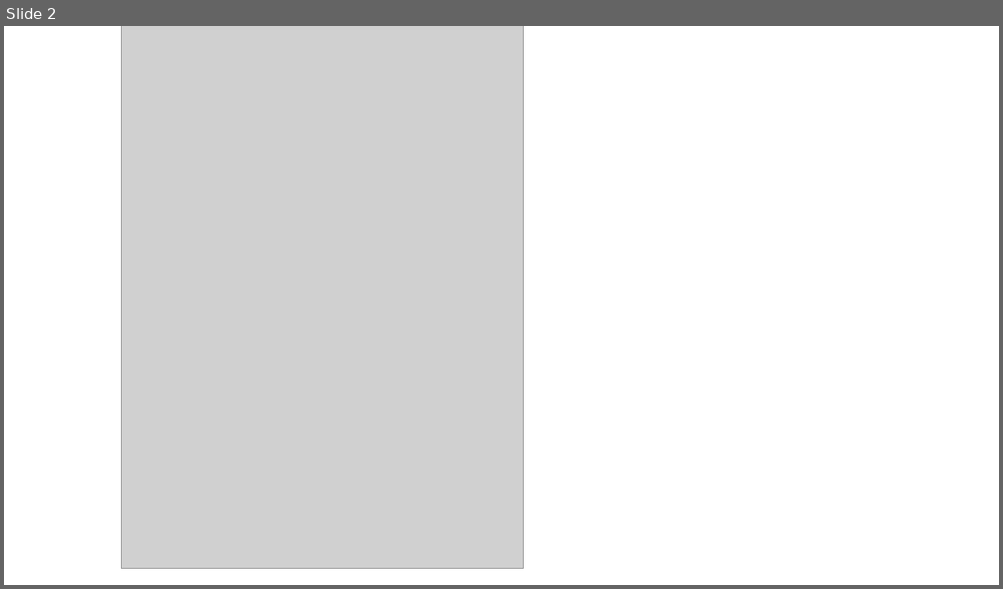
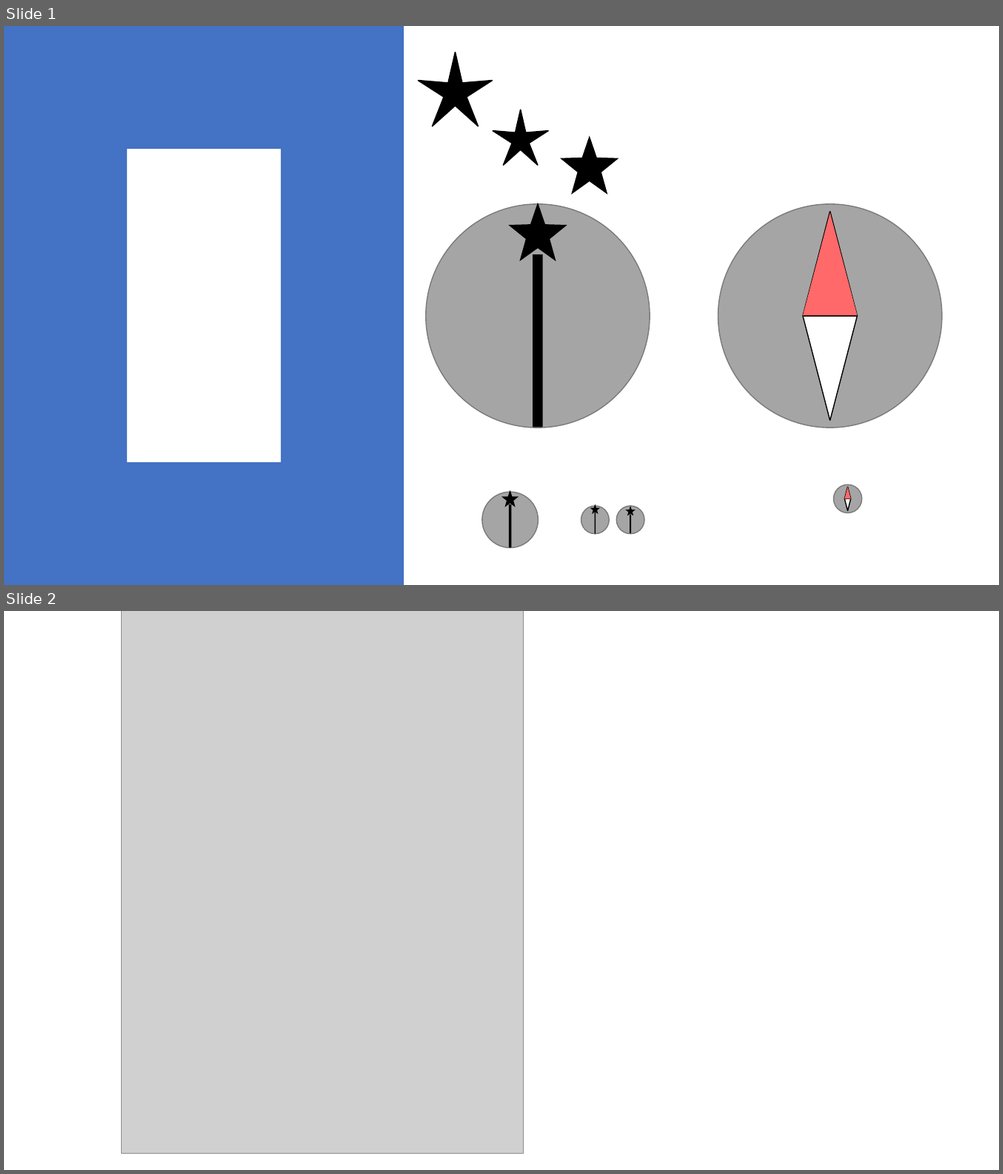
Before and after one commit to Frederic-jyrg/ouitoo, a slide deck: info/typical views.pptx. Shown one above the other, each under a label of ours: slide 2 before the commit, slides 1 and 2 after it. The pictures are 1003x589 and 1003x1174 pixels, drawn with LibreOffice and Linux fonts; fonts in the diff are those of the drawing; grey boxes stand for pictures. Boxes give left, top, right and bottom in pixels: in the first picture for what was removed or moved away, otherwise in the second. Text is boxed around its words. In the diff, an @@ line names an element or a change of style, - is before the commit and + after.

```diff
--- a/info/typical views.pptx
+++ b/info/typical views.pptx
@@ slide 1 added at [4,26,999,585], background #FFFFFF @@
@@ frame added at [4,26,404,585], fill #4472C4 @@
@@ star added at [418,52,492,127], fill #000000, outline #000000 1 pt @@
@@ star added at [492,110,549,166], fill #000000, outline #000000 1 pt @@
@@ star added at [561,137,617,193], fill #000000, outline #000000 1 pt @@
@@ ellipse added at [426,204,649,428], fill #A5A5A5, outline #7A7A7A 1 pt @@
@@ star added at [510,204,566,261], fill #000000, outline #000000 1 pt @@
@@ ellipse added at [718,204,942,428], fill #A5A5A5, outline #7A7A7A 1 pt @@
@@ flow chart sort added at [802,211,856,420], fill #FFFFFF, outline #000000 1 pt @@
@@ triangle added at [802,212,856,315], fill #FF6969 @@
@@ rectangle added at [533,255,543,427], fill #000000 @@
@@ ellipse added at [834,485,862,513], fill #A5A5A5, outline #7A7A7A 1 pt @@
@@ flow chart sort added at [844,487,850,511], fill #FFFFFF, outline #000000 1 pt @@
@@ triangle added at [844,487,850,499], fill #FF6969 @@
@@ ellipse added at [482,492,538,548], fill #A5A5A5, outline #7A7A7A 1 pt @@
@@ star added at [504,492,518,506], fill #000000, outline #000000 1 pt @@
@@ rectangle added at [509,505,512,548], fill #000000 @@
@@ ellipse added at [580,506,609,535], fill #A5A5A5, outline #7A7A7A 1 pt @@
@@ star added at [591,506,598,513], fill #000000, outline #000000 1 pt @@
@@ rectangle added at [595,512,596,534], fill #000000 @@
@@ ellipse added at [617,506,645,535], fill #A5A5A5, outline #7A7A7A 1 pt @@
@@ star added at [627,508,634,514], fill #000000, outline #000000 1 pt @@
@@ rectangle added at [629,514,631,534], fill #000000 @@
```
Also in this commit, not shown: 1 slide changed, 1 slide removed, 1 other file.
